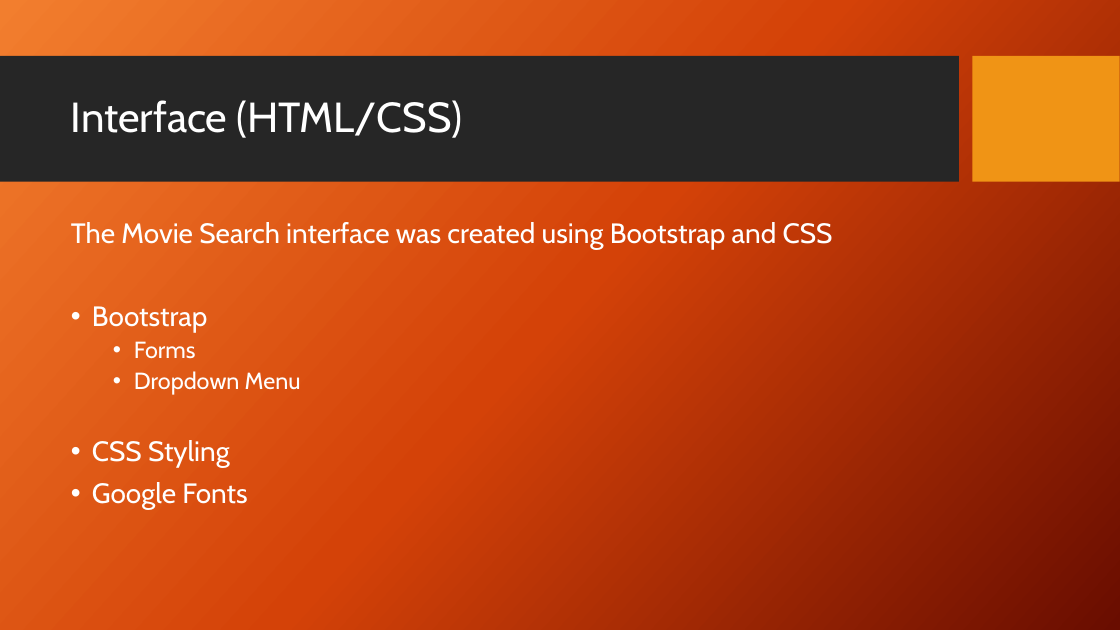
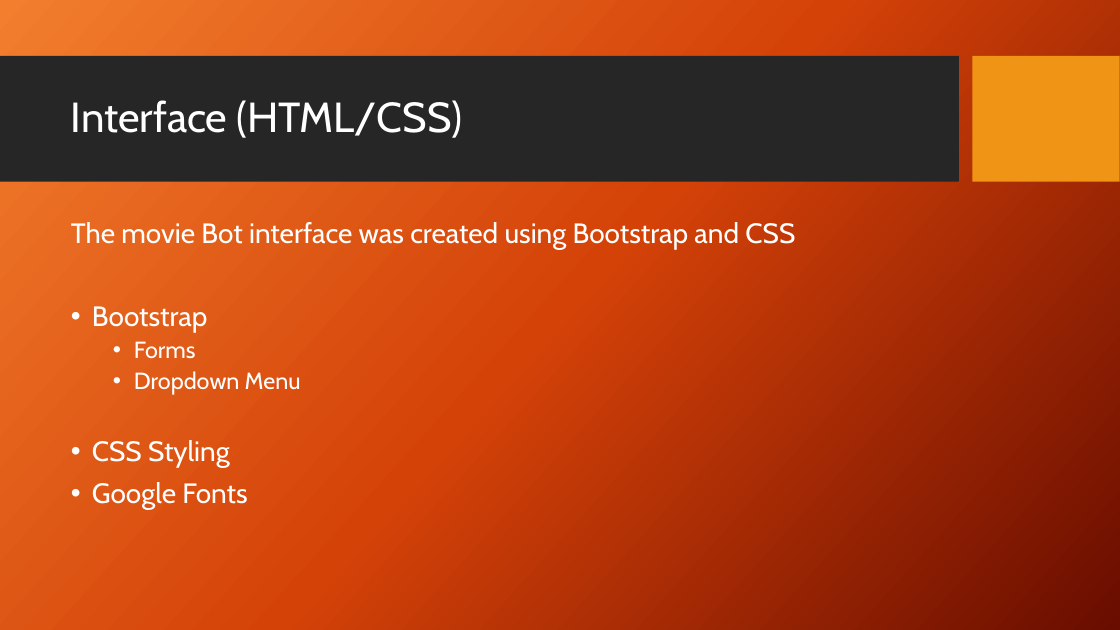
Before and after one commit to cbessjr/movieBot, a slide deck: slide 4 of Presentation/Movie Search Presentation.pptx. Drawn at 1120x630 pixels with LibreOffice and Linux fonts; fonts in the diff are those of the drawing; background and template pictures are left out. Boxes give left, top, right and bottom in pixels: in the first picture for what was removed or moved away, otherwise in the second. Text is boxed around its words. In the diff, an @@ line names an element or a change of style, - is before the commit and + after.

```diff
--- a/Presentation/Movie Search Presentation.pptx
+++ b/Presentation/Movie Search Presentation.pptx
@@ text at <box>71,222,795,249</box>: text changed @@
-The Movie Search interface was created using Bootstrap and CSS
+The movie Bot interface was created using Bootstrap and CSS
```
Also in this commit, not shown: 3 other slides changed, 1 other file.
